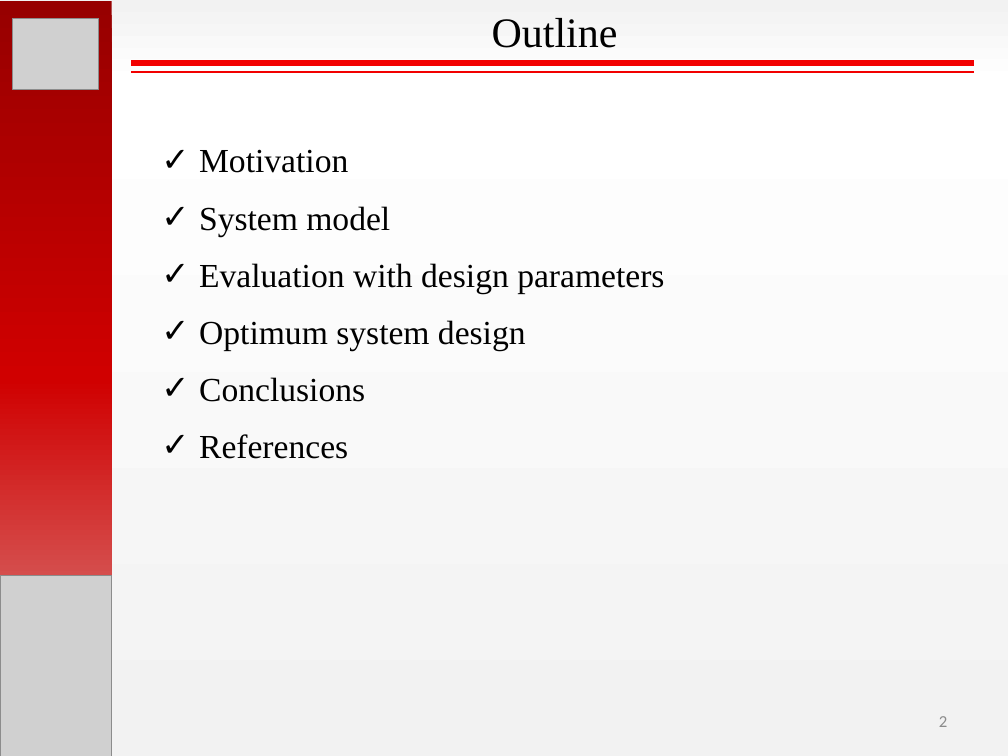
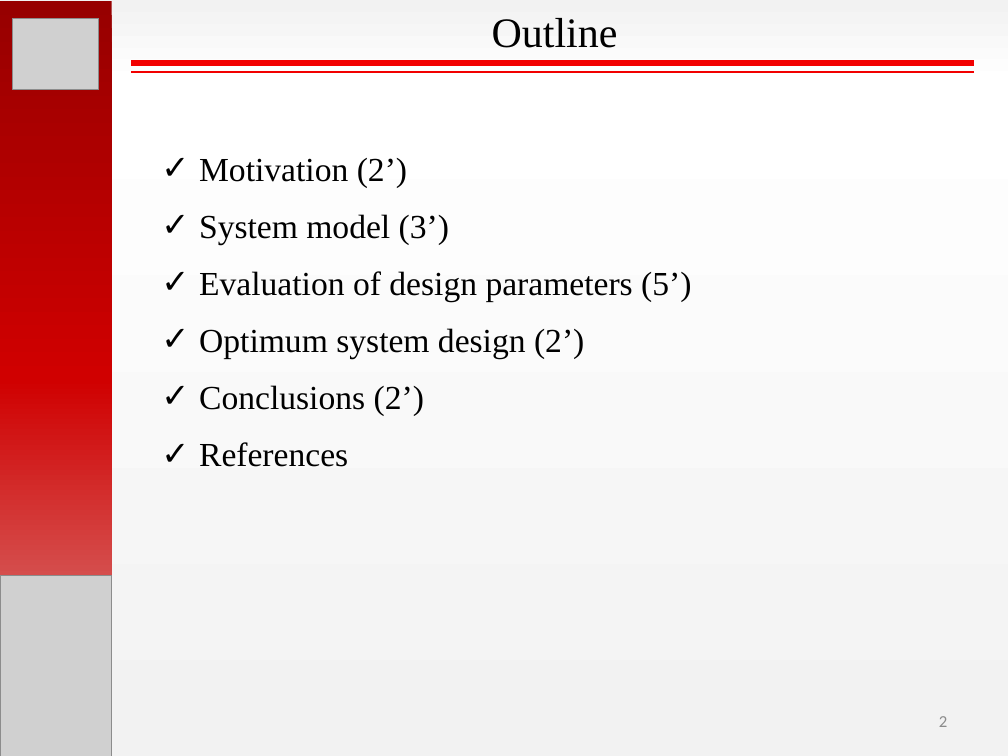
Before and after one commit to hakanpolat/IMMD, a slide deck: slide 2 of Paper/PEMD 2018/Presentation/PEMD2018_OralPres_Mesut_Uğur.pptx. Drawn at 1008x756 pixels with LibreOffice and Linux fonts; fonts in the diff are those of the drawing; grey boxes stand for pictures. Boxes give left, top, right and bottom in pixels: in the first picture for what was removed or moved away, otherwise in the second. Text is boxed around its words. In the diff, an @@ line names an element or a change of style, - is before the commit and + after.

```diff
--- a/Paper/PEMD 2018/Presentation/PEMD2018_OralPres_Mesut_Uğur.pptx
+++ b/Paper/PEMD 2018/Presentation/PEMD2018_OralPres_Mesut_Uğur.pptx
@@ text "Motivation (2’)": place and size @@
-text "Motivation (2’)" at <box>199,149,664,459</box>
+text "Motivation (2’)" at <box>199,158,691,467</box>
@@ text at <box>199,158,691,416</box>: text changed @@
-✓ Motivation
-✓ System model
-✓ Evaluation with design parameters
-✓ Optimum system design
-✓ Conclusions
+✓ Motivation (2’)
+✓ System model (3’)
+✓ Evaluation of design parameters (5’)
+✓ Optimum system design (2’)
+✓ Conclusions (2’)
```
Also in this commit, not shown: 6 other slides changed, 6 slides added, 6 slides removed, 16 other files.
